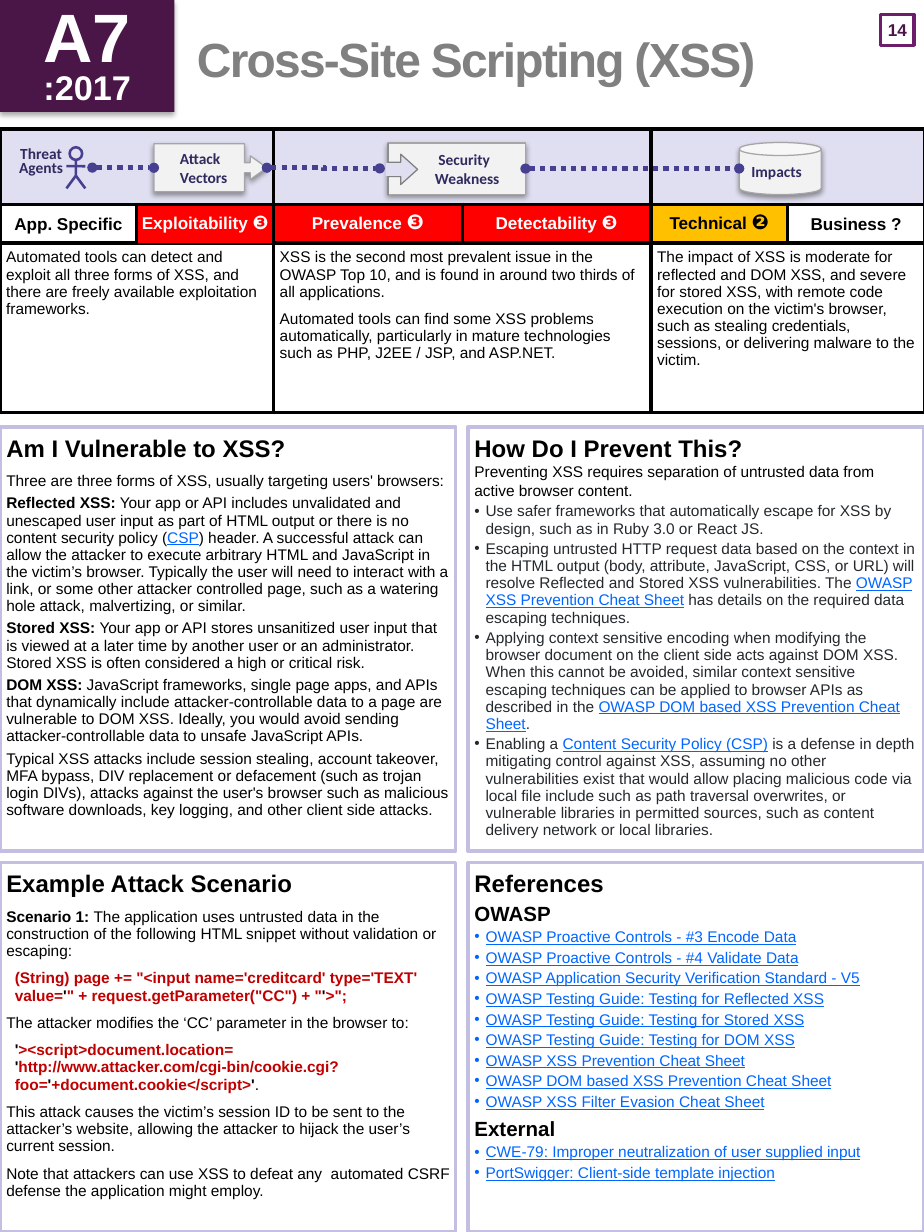
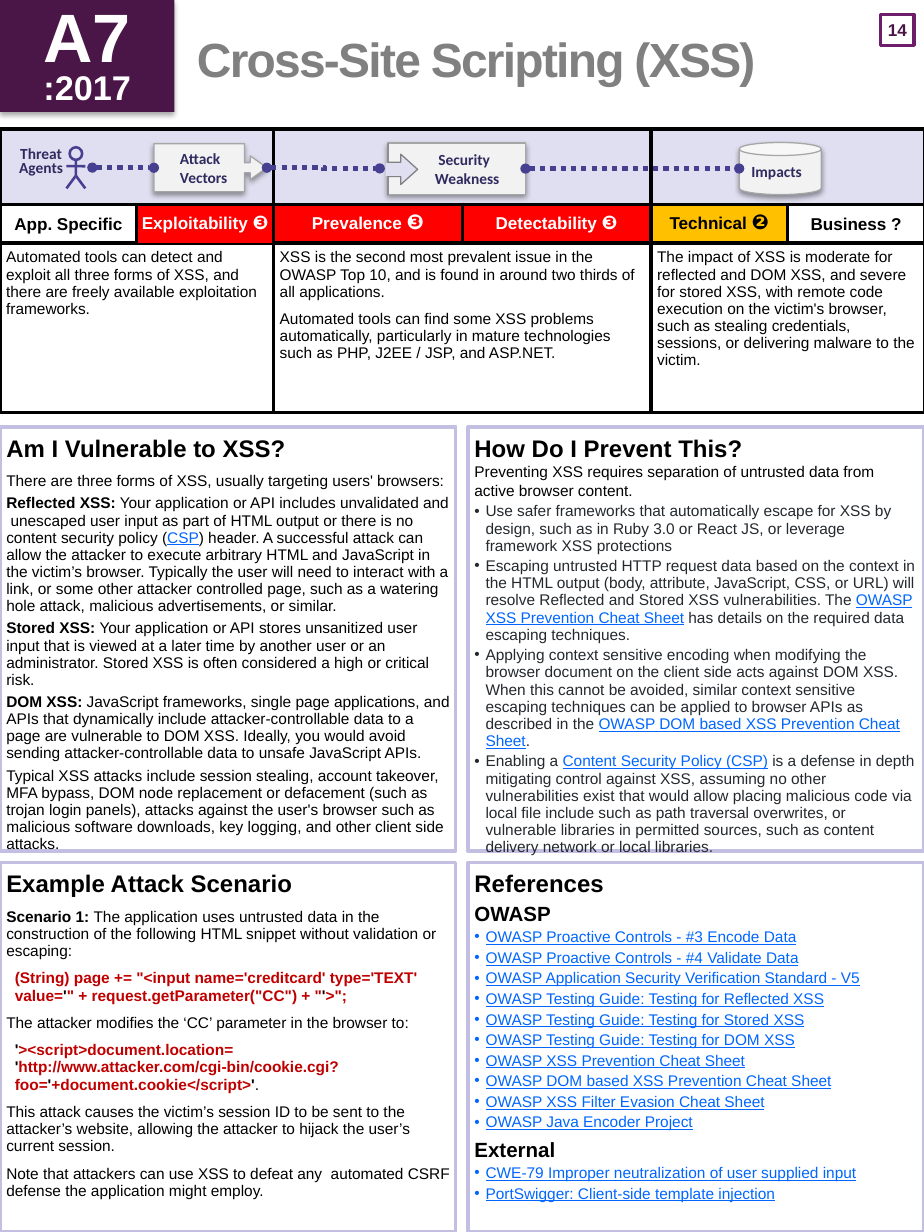
Before and after one commit to OWASP/Top10, a slide deck: slide 15 of 2017/OWASP Top 10 2017 GM (en).pptx. Drawn at 924x1232 pixels with LibreOffice and Linux fonts; fonts in the diff are those of the drawing. Boxes give left, top, right and bottom in pixels: in the first picture for what was removed or moved away, otherwise in the second. Text is boxed around its words. In the diff, an @@ line names an element or a change of style, - is before the commit and + after.

```diff
--- a/2017/OWASP Top 10 2017 GM (en).pptx
+++ b/2017/OWASP Top 10 2017 GM (en).pptx
@@ text at (6,474,450,849): text changed @@
-Three are three forms of XSS, usually targeting users' browsers:
-Reflected XSS: Your app or API includes unvalidated and unescaped user input as part of HTML output or there is no content security policy (CSP) header. A successful attack can allow the attacker to execute arbitrary HTML and JavaScript in the victim’s browser. Typically the user will need to interact with a link, or some other attacker controlled page, such as a watering hole attack, malvertizing, or similar.
-Stored XSS: Your app or API stores unsanitized user input that is viewed at a later time by another user or an administrator. Stored XSS is often considered a high or critical risk.
-DOM XSS: JavaScript frameworks, single page apps, and APIs that dynamically include attacker-controllable data to a page are vulnerable to DOM XSS. Ideally, you would avoid sending attacker-controllable data to unsafe JavaScript APIs.
-Typical XSS attacks include session stealing, account takeover, MFA bypass, DIV replacement or defacement (such as trojan login DIVs), attacks against the user's browser such as malicious software downloads, key logging, and other client side attacks.
+There are three forms of XSS, usually targeting users' browsers:
+Reflected XSS: Your application or API includes unvalidated and unescaped user input as part of HTML output or there is no content security policy (CSP) header. A successful attack can allow the attacker to execute arbitrary HTML and JavaScript in the victim’s browser. Typically the user will need to interact with a link, or some other attacker controlled page, such as a watering hole attack, malicious advertisements, or similar.
+Stored XSS: Your application or API stores unsanitized user input that is viewed at a later time by another user or an administrator. Stored XSS is often considered a high or critical risk.
+DOM XSS: JavaScript frameworks, single page applications, and APIs that dynamically include attacker-controllable data to a page are vulnerable to DOM XSS. Ideally, you would avoid sending attacker-controllable data to unsafe JavaScript APIs.
+Typical XSS attacks include session stealing, account takeover, MFA bypass, DOM node replacement or defacement (such as trojan login panels), attacks against the user's browser such as malicious software downloads, key logging, and other client side attacks.
@@ text at (486,504,891,554): text changed @@
-• Use safer frameworks that automatically escape for XSS by design, such as in Ruby 3.0 or React JS.
+• Use safer frameworks that automatically escape for XSS by design, such as in Ruby 3.0 or React JS, or leverage framework XSS protections
@@ text at (486,1115,693,1131): paragraph added @@
+• OWASP Java Encoder Project
@@ text at (486,1166,856,1181): text changed @@
-• CWE-79: Improper neutralization of user supplied input
+• CWE-79 Improper neutralization of user supplied input
```
Also in this commit, not shown: 16 other slides changed.
